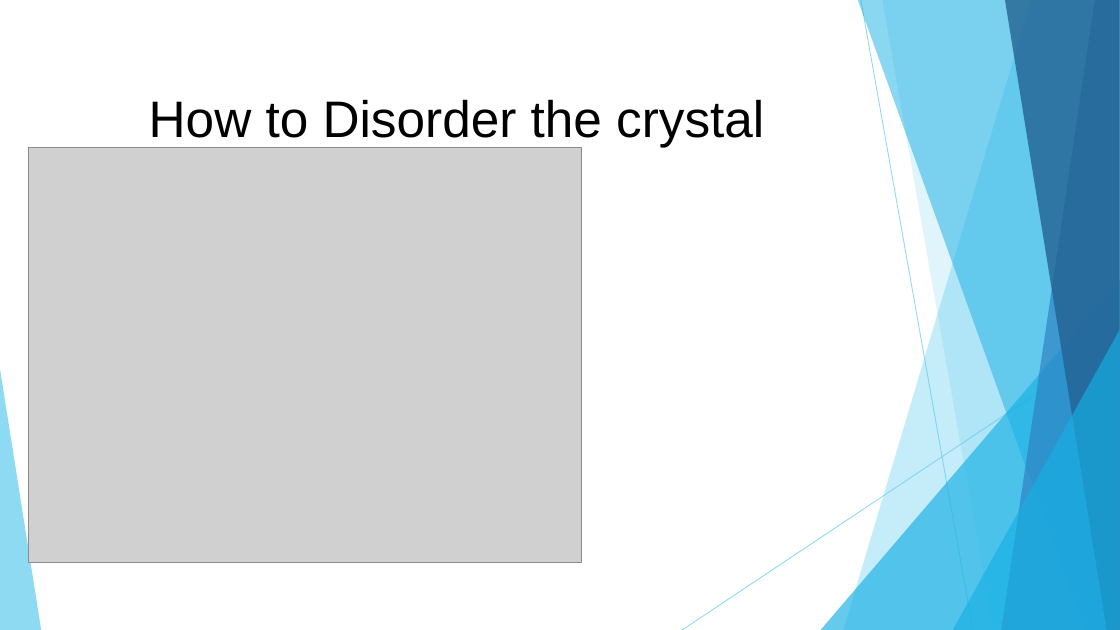
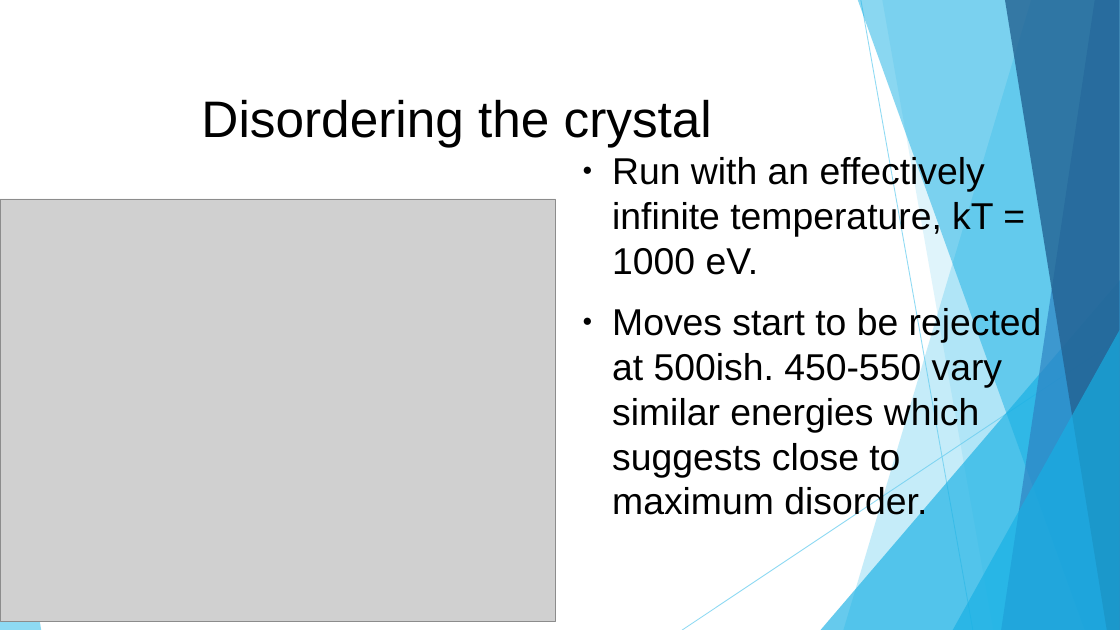
Before and after one commit to OFThomas/amorphMgO, a slide deck: slide 7 of Amorphous MgO Triple Junctions.odp. Drawn at 1120x630 pixels with LibreOffice and Linux fonts; fonts in the diff are those of the drawing; grey boxes stand for pictures. Boxes give left, top, right and bottom in pixels: in the first picture for what was removed or moved away, otherwise in the second. Text is boxed around its words. In the diff, an @@ line names an element or a change of style, - is before the commit and + after.

Commit message:
ran for disorder properly now, was including some amount of low kt steps after. see comented lines in monte.sh

```diff
--- a/Amorphous MgO Triple Junctions.odp
+++ b/Amorphous MgO Triple Junctions.odp
@@ title at (201, 99, 712, 147): text changed @@
-How to Disorder the crystal
+Disordering the crystal
@@ text added at (612, 155, 1042, 522), 32 pt, text #000000 @@
+● Run with an effectively infinite temperature, kT = 1000 eV.
+● Moves start to be rejected at 500ish. 450-550 vary similar energies which suggests close to maximum disorder.
@@ picture: place and size @@
-picture at (29, 147, 581, 562)
+picture at (0, 199, 555, 622)
```
Also in this commit, not shown: 1 other slide changed, 22 other files.
